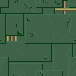
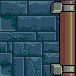
Layer changes from the first w=76, h=76 image to the second:
added layer "Copy of Paint Layer 25 Merged" above "Paint Layer 25 Merged" over [0, 0, 76, 75]
added layer "Paint Layer 25 Merged" above "Copy of Paint Layer 3 Merged" over [0, 9, 76, 76]
added layer "Copy of Paint Layer 3 Merged" (1st of 2) above "Paint Layer 24" over [0, 0, 76, 76]
showed group "mur" (4 layers) over [0, 0, 76, 76]
painted on "Paint Layer 18" over [0, 0, 76, 76]
painted on "Paint Layer 20" over [0, 0, 76, 76]
painted on "Paint Layer 19" over [0, 0, 76, 76]
hid group "Group 13" (2 layers) over [0, 0, 76, 76]
